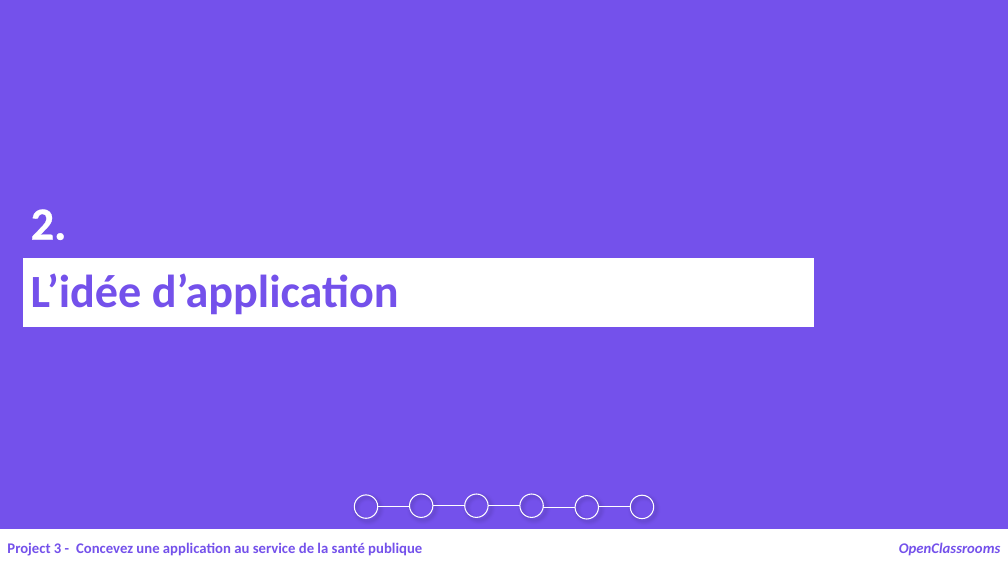
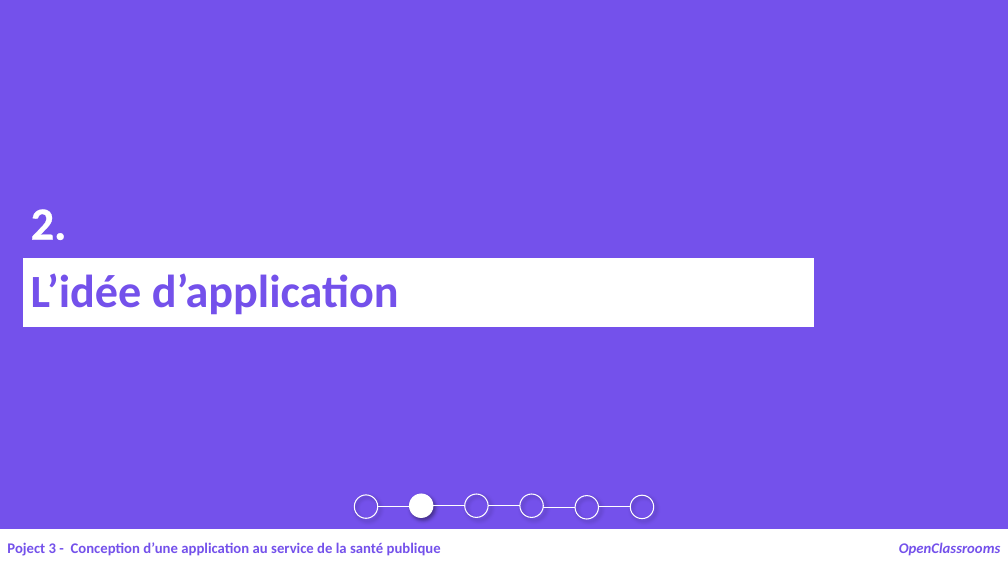
Before and after one commit to samirhinojosa/OC-P3-design-application-public-health, a slide deck: slide 5 of supports/P3_02_presentation v1.pptx. Drawn at 1008x567 pixels with LibreOffice and Linux fonts; fonts in the diff are those of the drawing. Boxes give left, top, right and bottom in pixels: in the first picture for what was removed or moved away, otherwise in the second. Text is boxed around its words. In the diff, an @@ line names an element or a change of style, - is before the commit and + after.

```diff
--- a/supports/P3_02_presentation v1.pptx
+++ b/supports/P3_02_presentation v1.pptx
@@ ellipse at [410,494,433,517]: fill none to #FFFFFF @@
@@ text at [7,542,441,556]: text changed @@
-Project 3 - Concevez une application au service de la santé publique
+Poject 3 - Conception d’une application au service de la santé publique
```
Also in this commit, not shown: 33 other slides changed, 1 slide added, 22 other files.
